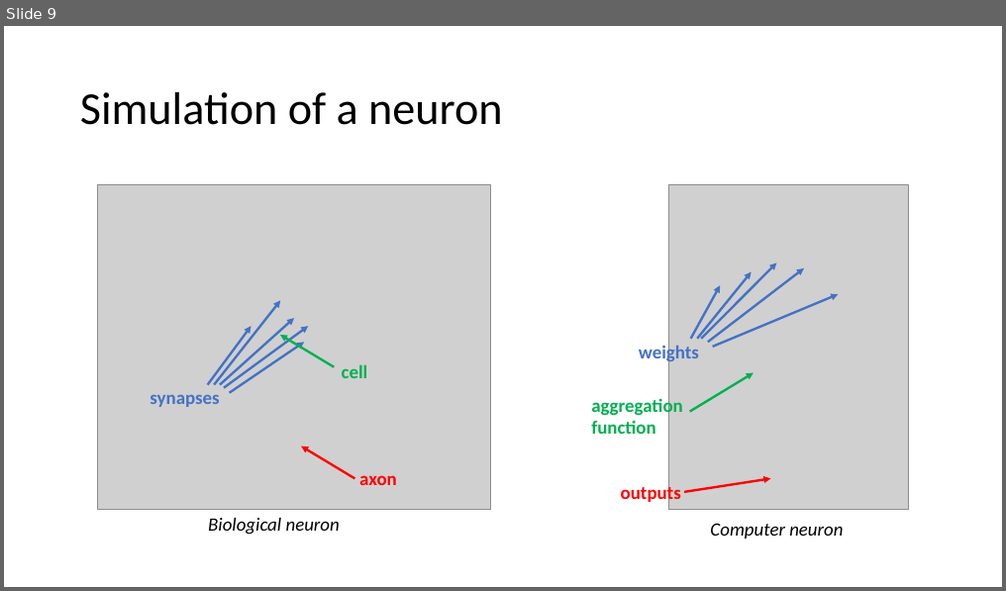
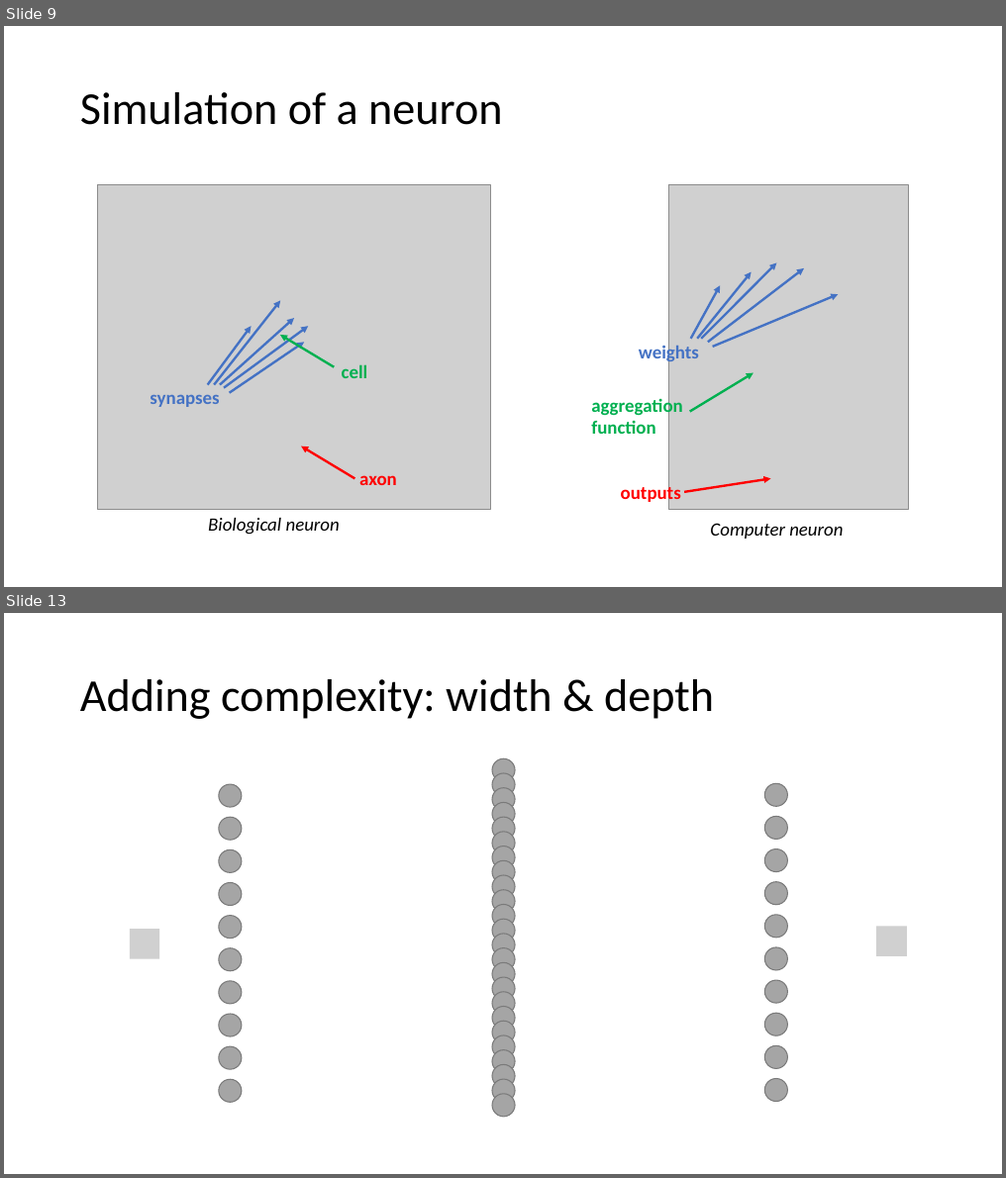
Before and after one commit to MICS-Lab/DeepLearningCourse, a slide deck: Cours1.pptx. Shown one above the other, each under a label of ours: slide 9 before the commit, slides 9 and 13 after it; the slides between them are not shown. The pictures are 1006x591 and 1006x1178 pixels, drawn with LibreOffice and Linux fonts; fonts in the diff are those of the drawing; grey boxes stand for pictures. Boxes give left, top, right and bottom in pixels: in the first picture for what was removed or moved away, otherwise in the second. Text is boxed around its words. In the diff, an @@ line names an element or a change of style, - is before the commit and + after.

```diff
--- a/Cours1.pptx
+++ b/Cours1.pptx
@@ slide 13 added at bbox=[4, 613, 1002, 1174], background #FFFFFF @@
@@ title added at bbox=[80, 679, 714, 719], 44 pt, text #000000 @@
+Adding complexity: width & depth
@@ picture added at bbox=[130, 929, 159, 959] @@
@@ picture added at bbox=[877, 926, 908, 956] @@
@@ group added at bbox=[219, 784, 242, 1103]: 10 ellipses @@
@@ group added at bbox=[764, 783, 788, 1102]: 10 ellipses @@
@@ group added at bbox=[492, 759, 515, 1118]: 24 ellipses @@
```
Also in this commit, not shown: 4 other slides added.
